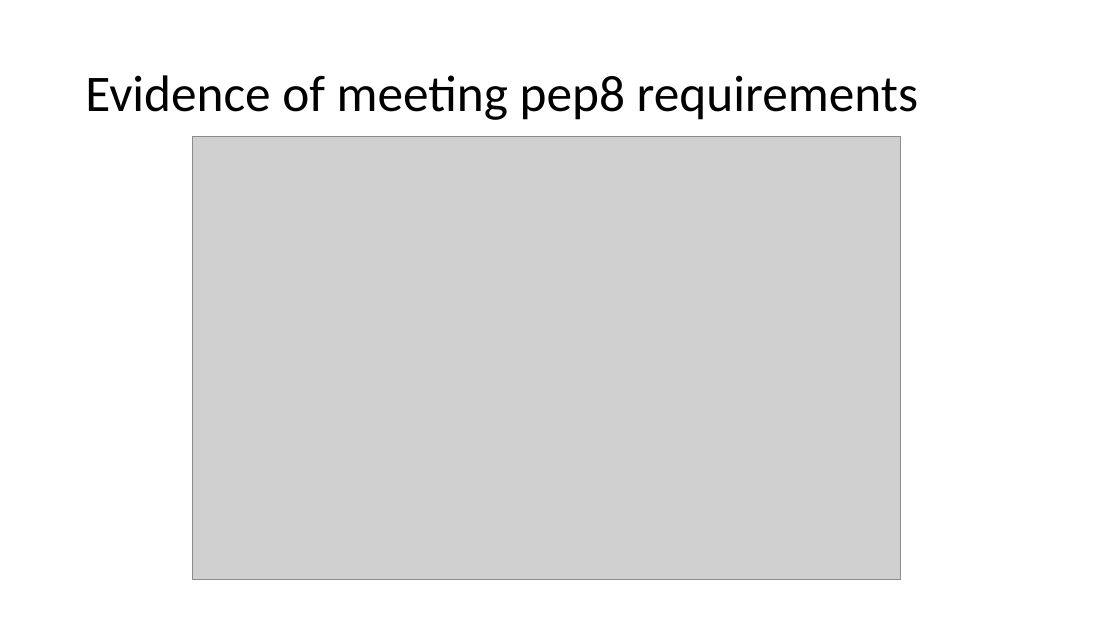
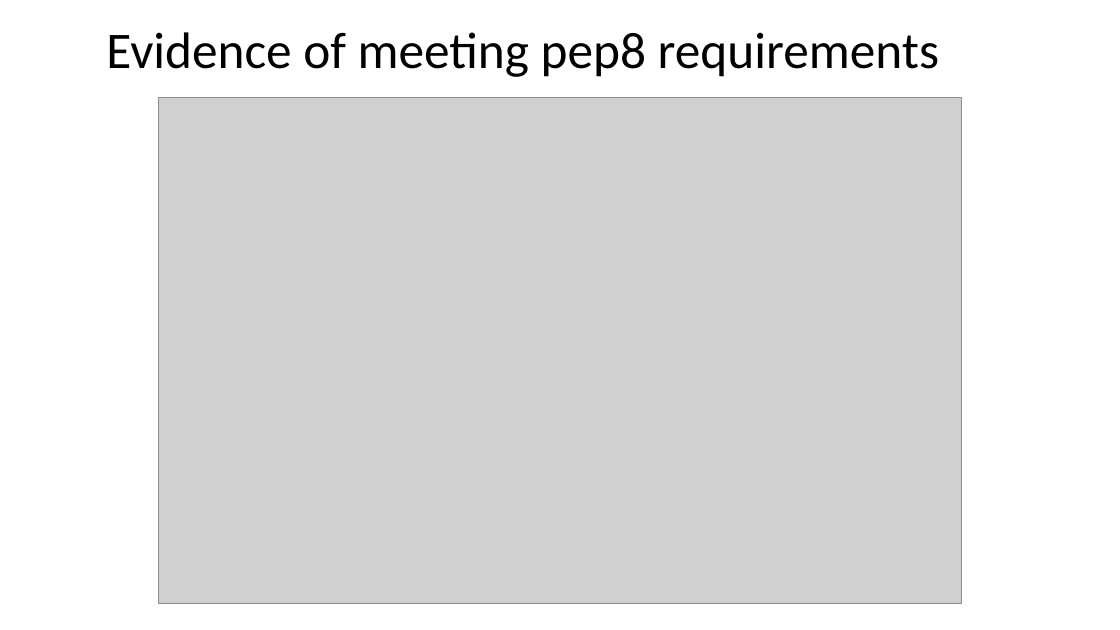
Before and after one commit to twschool/Assessment, a slide deck: slide 34 of Maori quiz documentation.pptx. Drawn at 1120x630 pixels with LibreOffice and Linux fonts; fonts in the diff are those of the drawing; grey boxes stand for pictures. Boxes give left, top, right and bottom in pixels: in the first picture for what was removed or moved away, otherwise in the second. Text is boxed around its words. In the diff, an @@ line names an element or a change of style, - is before the commit and + after.

```diff
--- a/Maori quiz documentation.pptx
+++ b/Maori quiz documentation.pptx
@@ title "Evidence of meeting pep8 requirements": place and size @@
-title "Evidence of meeting pep8 requirements" at (85, 75, 918, 120)
+title "Evidence of meeting pep8 requirements" at (106, 32, 939, 77)
@@ picture: place and size @@
-picture at (193, 136, 901, 580)
+picture at (159, 97, 961, 604)
```
Also in this commit, not shown: 2 other slides changed.
